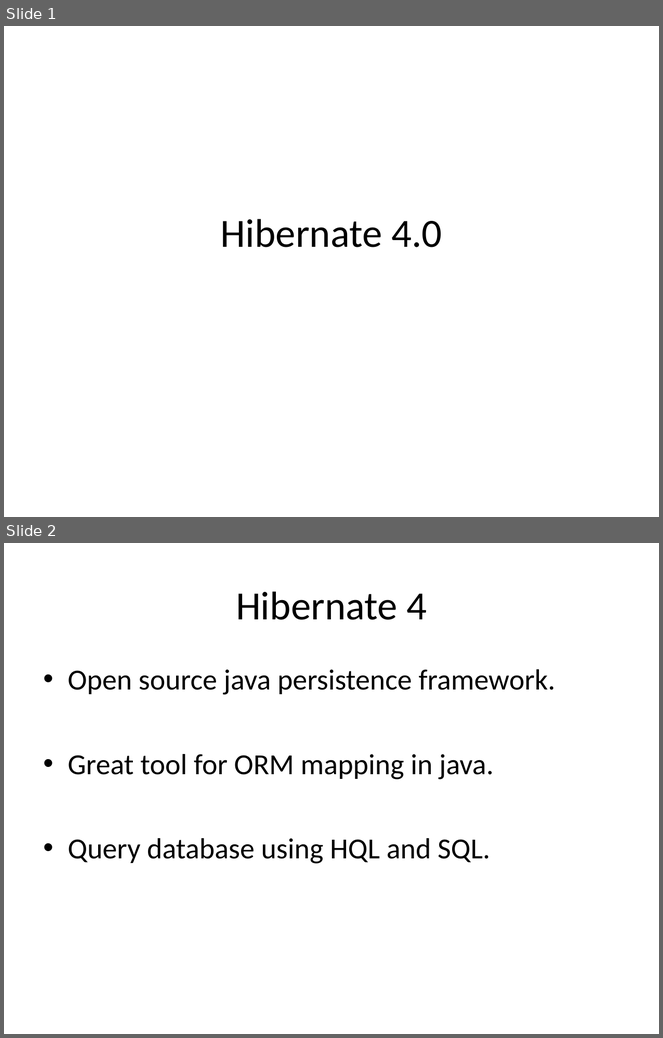
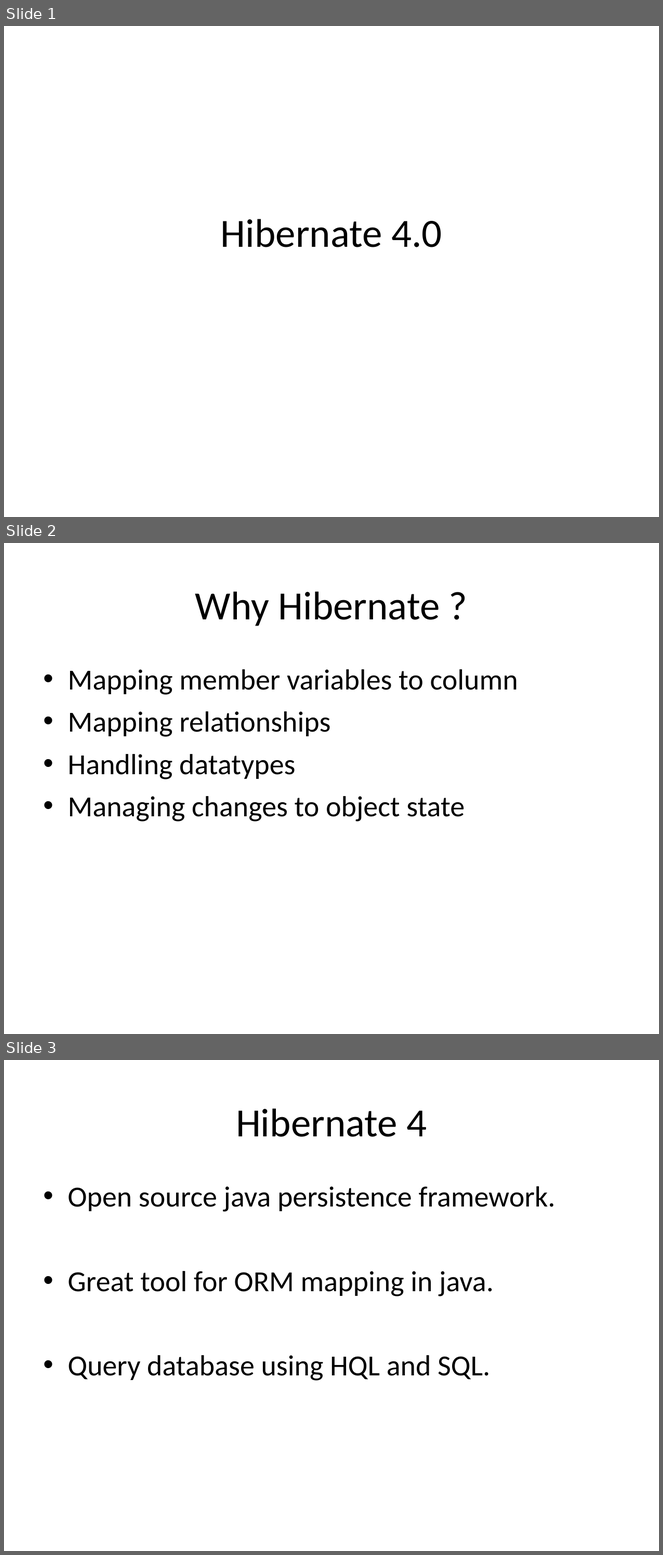
Before and after one commit to someshkumarvelusamy/myPPT, a slide deck: Hibernate 4.ppt. Shown one above the other, each under a label of ours: slides 1 and 2 before the commit, slides 1, 2 and 3 after it. The pictures are 663x1038 and 663x1555 pixels, drawn with LibreOffice and Linux fonts; fonts in the diff are those of the drawing. Boxes give left, top, right and bottom in pixels: in the first picture for what was removed or moved away, otherwise in the second. Text is boxed around its words. In the diff, an @@ line names an element or a change of style, - is before the commit and + after.

Commit message:
ok

```diff
--- a/Hibernate 4.ppt
+++ b/Hibernate 4.ppt
@@ slide 2 added at [4, 543, 659, 1034], background #FFFFFF @@
@@ title added at [195, 591, 440, 626], 44 pt, text #000000 @@
+Why Hibernate ?
@@ text added at [68, 669, 518, 822], 32 pt, text #000000 @@
+• Mapping member variables to column
+• Mapping relationships
+• Handling datatypes
+• Managing changes to object state
@@ what was slide 2 is now slide 3 @@
```
